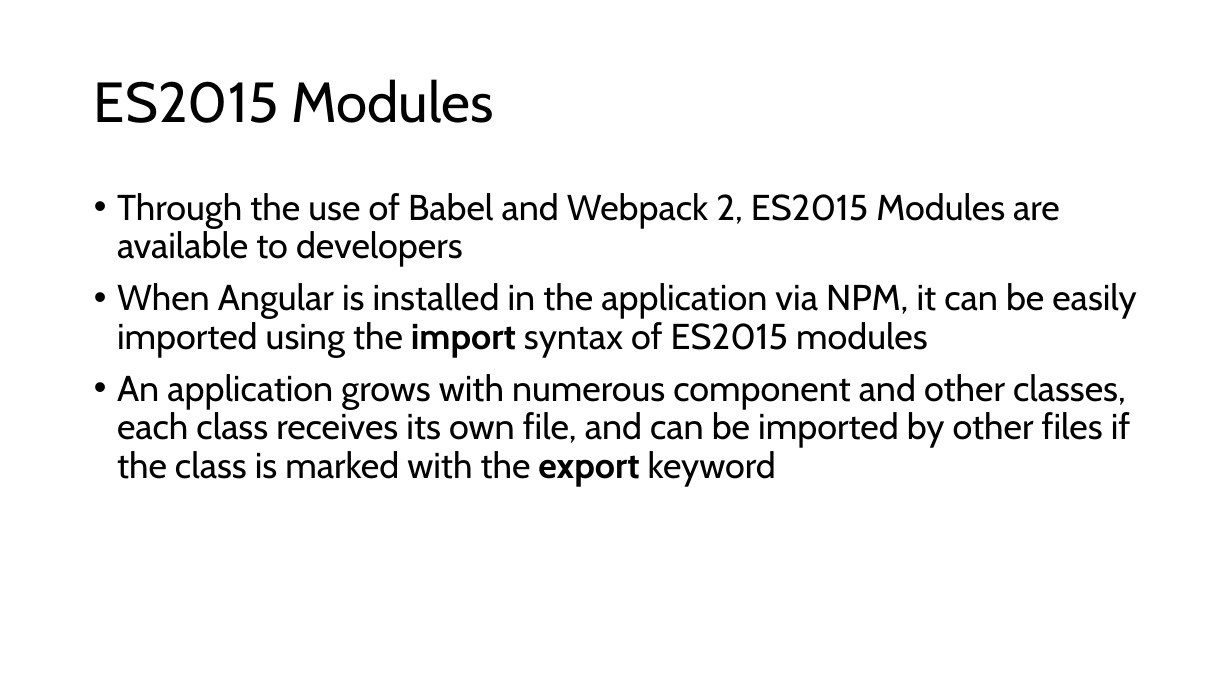
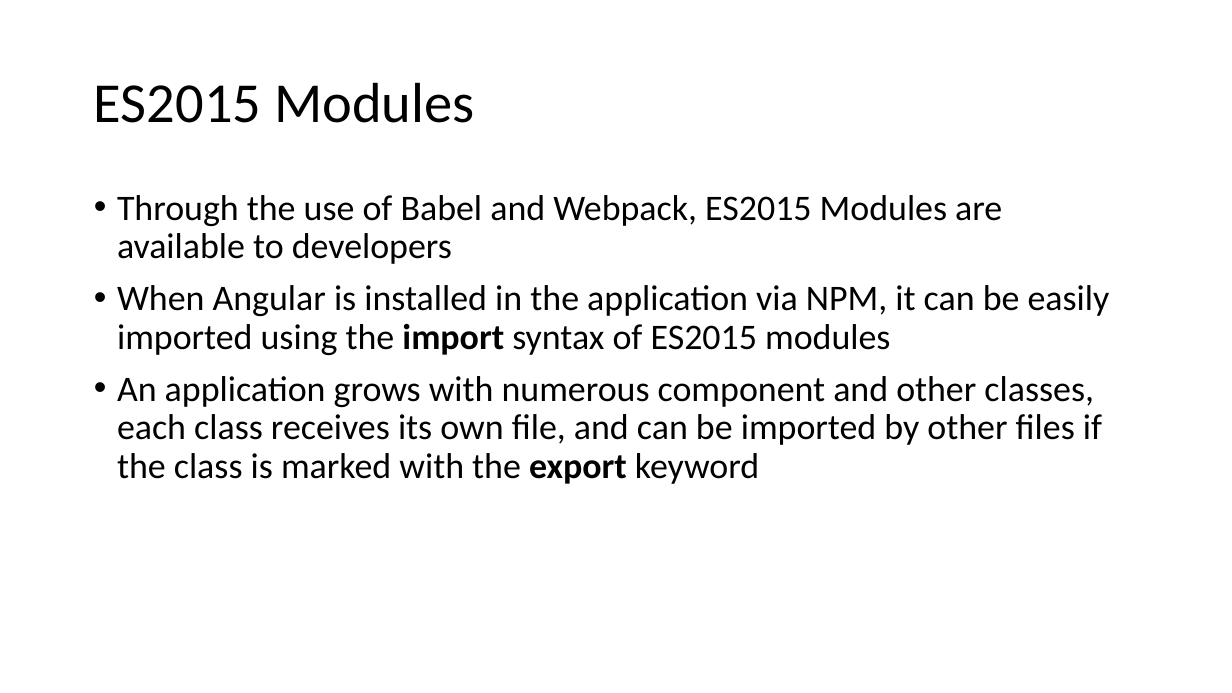
Before and after one commit to DevScope/HandsOn-Angular, a slide deck: slide 19 of Session 1 - Introduction and Slides/Introduction to Angular.pptx (slide 16 before the commit). Drawn at 1232x693 pixels with LibreOffice and Linux fonts; fonts in the diff are those of the drawing. Boxes give left, top, right and bottom in pixels: in the first picture for what was removed or moved away, otherwise in the second. Text is boxed around its words. In the diff, an @@ line names an element or a change of style, - is before the commit and + after.

```diff
--- a/Session 1 - Introduction and Slides/Introduction to Angular.pptx
+++ b/Session 1 - Introduction and Slides/Introduction to Angular.pptx
@@ title "ES2015 Modules" at (94, 82, 474, 123): font Cabin to Calibri @@
@@ text at (117, 195, 1002, 264): text changed; font Cabin to Calibri @@
-• Through the use of Babel and Webpack 2, ES2015 Modules are available to developers
+• Through the use of Babel and Webpack, ES2015 Modules are available to developers
@@ text at (117, 285, 1110, 484): font Cabin to Calibri in "When Angular is installed in the application ...", "An application grows with numerous component and ..." @@
```
Also in this commit, not shown: 21 other slides changed, 8 slides added, 3 slides removed, 2 other files.
